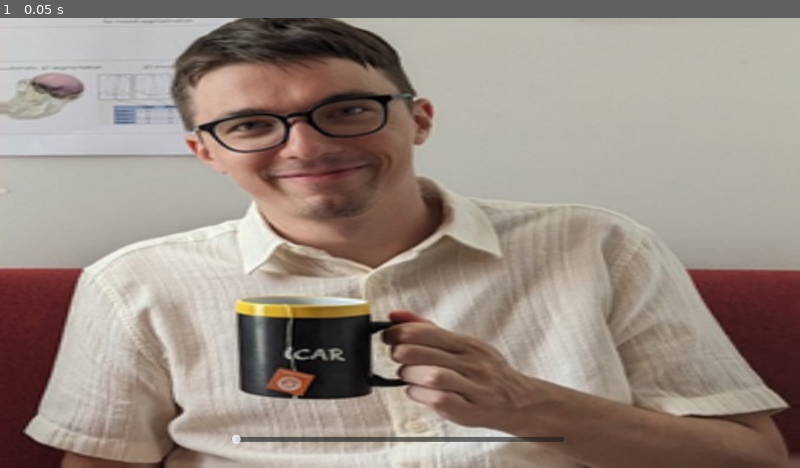
Above: before the commit, frame 1.
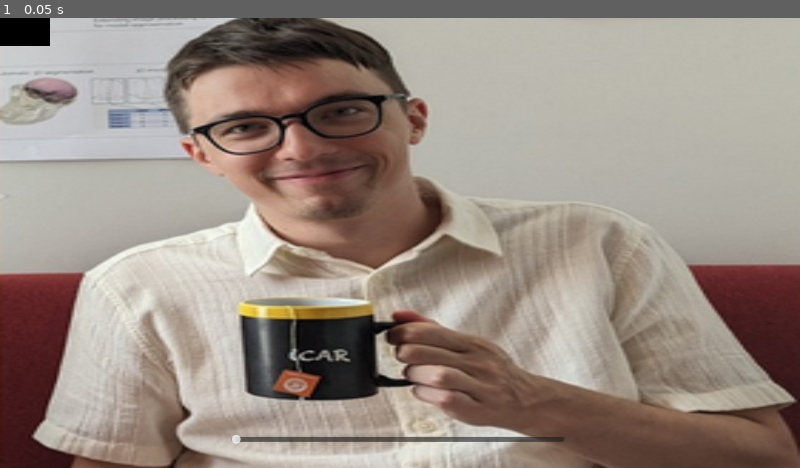
Above: after the commit, the same moment.

Repository: RTheoGH/CSSG
Game: Godot game, scene res://scenes/test spirale.tscn
Two runs of this game, one before a commit and one after it. Both use one fixed random seed, a clock stepped at 60 frames per second and the inputs below. This scene is started directly instead of the project's main scene.
Inputs:
- Up to frame 1 (0.05 s): no input

The runs differ from the first frame. In frame 1, 12% of the frame differs, in the area x 0-100%, y 0-100%.

Commit message:
Nouvelles transitions

Diff:
--- a/scenes/test spirale.tscn
+++ b/scenes/test spirale.tscn
@@ -1,10 +1,17 @@
-[gd_scene load_steps=4 format=3 uid="uid://c66fppvc1p6mc"]
+[gd_scene load_steps=7 format=3 uid="uid://c66fppvc1p6mc"]
 
 [ext_resource type="Texture2D" uid="uid://c2jyv58nsm15a" path="res://ressources/images/goat.png" id="1_buq3h"]
 [ext_resource type="PackedScene" uid="uid://c7yhu6c0edldl" path="res://scenes/spiral_effect.tscn" id="3_ipgp1"]
 [ext_resource type="Script" path="res://scripts/test_slider.gd" id="3_qcy2o"]
+[ext_resource type="Shader" path="res://shaders/test spirale.gdshader" id="4_13p3c"]
+[ext_resource type="Texture2D" uid="uid://tx0ldd63mke6" path="res://ressources/images/gradient_spirale.png" id="5_6rp5u"]
 
-[node name="TestSpirale" type="Node2D"]
+[sub_resource type="ShaderMaterial" id="ShaderMaterial_mriyk"]
+shader = ExtResource("4_13p3c")
+shader_parameter/progression = -0.001
+shader_parameter/gradient_order = ExtResource("5_6rp5u")
+
+[node name="TestAnims" type="Node2D"]
 script = ExtResource("3_qcy2o")
 
 [node name="TextureRect" type="TextureRect" parent="."]
@@ -14,14 +21,19 @@
 texture = ExtResource("1_buq3h")
 
 [node name="ColorRect" parent="." instance=ExtResource("3_ipgp1")]
+visible = false
 metadata/progression = 0.501
+
+[node name="ColorRect2" type="ColorRect" parent="."]
+material = SubResource("ShaderMaterial_mriyk")
+offset_right = 1280.0
+offset_bottom = 720.0
+color = Color(0, 0, 0, 1)
 
 [node name="HSlider" type="HSlider" parent="."]
 offset_left = 370.0
 offset_top = 634.0
 offset_right = 903.0
 offset_bottom = 714.0
-min_value = 0.501
 max_value = 1.0
 step = 0.01
-value = 0.501
--- a/scripts/test_slider.gd
+++ b/scripts/test_slider.gd
@@ -11,3 +11,4 @@
 # Called every frame. 'delta' is the elapsed time since the previous frame.
 func _process(delta: float) -> void:
 	$ColorRect.set_meta("progression", slider.value)
+	$ColorRect2.material.set_shader_parameter("progression", slider.value)
--- a/shaders/new_shader.tres
+++ /dev/null
@@ -1,35 +0,0 @@
-[gd_resource type="VisualShader" load_steps=3 format=3 uid="uid://3ef0ijqi4g2r"]
-
-[sub_resource type="VisualShaderNodeTexture" id="VisualShaderNodeTexture_xvtp7"]
-source = 1
-
-[sub_resource type="VisualShaderNodeInput" id="VisualShaderNodeInput_vebsm"]
-input_name = "screen_uv"
-
-[resource]
-code = "shader_type canvas_item;
-render_mode blend_mix;
-
-uniform sampler2D screen_tex_frg_2 : hint_screen_texture;
-
-
-
-void fragment() {
-	vec4 n_out2p0;
-// Texture2D:2
-	n_out2p0 = texture(screen_tex_frg_2, SCREEN_UV);
-
-
-// Output:0
-	COLOR.rgb = vec3(n_out2p0.xyz);
-
-
-}
-"
-mode = 1
-flags/light_only = false
-nodes/fragment/2/node = SubResource("VisualShaderNodeTexture_xvtp7")
-nodes/fragment/2/position = Vector2(-20, 120)
-nodes/fragment/3/node = SubResource("VisualShaderNodeInput_vebsm")
-nodes/fragment/3/position = Vector2(-144.96, 122.2)
-nodes/fragment/connections = PackedInt32Array(2, 0, 0, 0)
--- /dev/null
+++ b/shaders/test spirale.gdshader
@@ -0,0 +1,25 @@
+shader_type canvas_item;
+
+uniform sampler2D screen_tex : hint_screen_texture;
+uniform float progression = -0.001;
+uniform sampler2D gradient_order : filter_nearest;
+
+void vertex() {
+	// Called for every vertex the material is visible on.
+}
+
+void fragment() {
+	COLOR = texture(screen_tex, SCREEN_UV);
+	float grad = texture(gradient_order, UV).r;
+
+	if(progression >= grad){
+		COLOR = vec4(0, 0, 0, 1);
+	}
+
+
+}
+
+//void light() {
+	// Called for every pixel for every light affecting the CanvasItem.
+	// Uncomment to replace the default light processing function with this one.
+//}
Binary file added: ressources/images/default_grass_side.png
Not shown, added: ressources/images/default_grass_side.png.import
Binary file added: ressources/images/gradient_lineaire.png
Not shown, added: ressources/images/gradient_lineaire.png.import
Binary file added: ressources/images/gradient_spirale.png
Not shown, added: ressources/images/gradient_spirale.png.import
